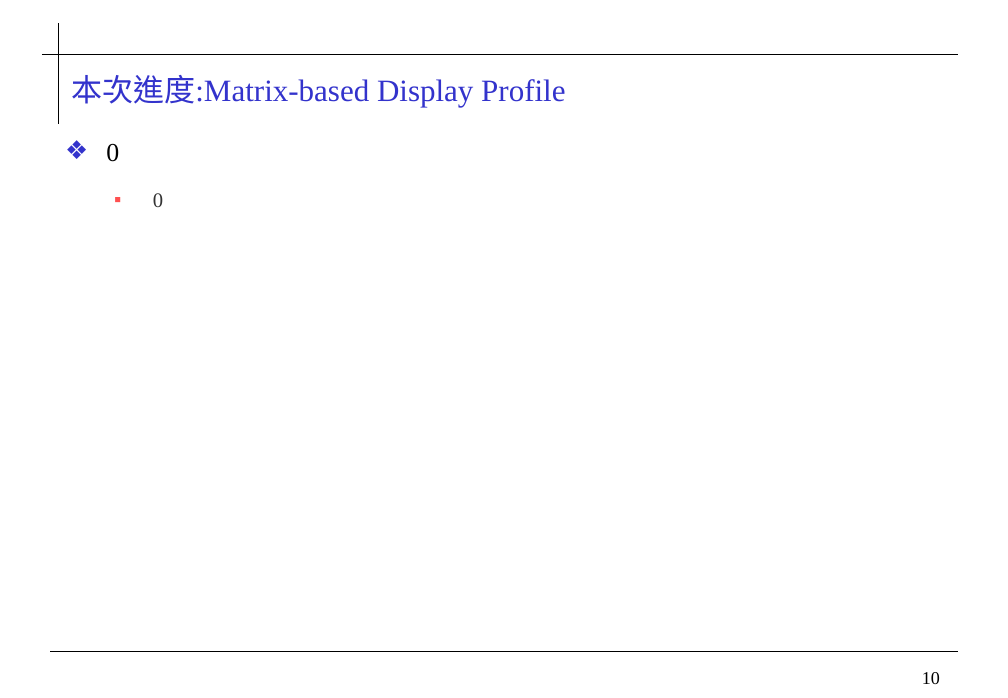
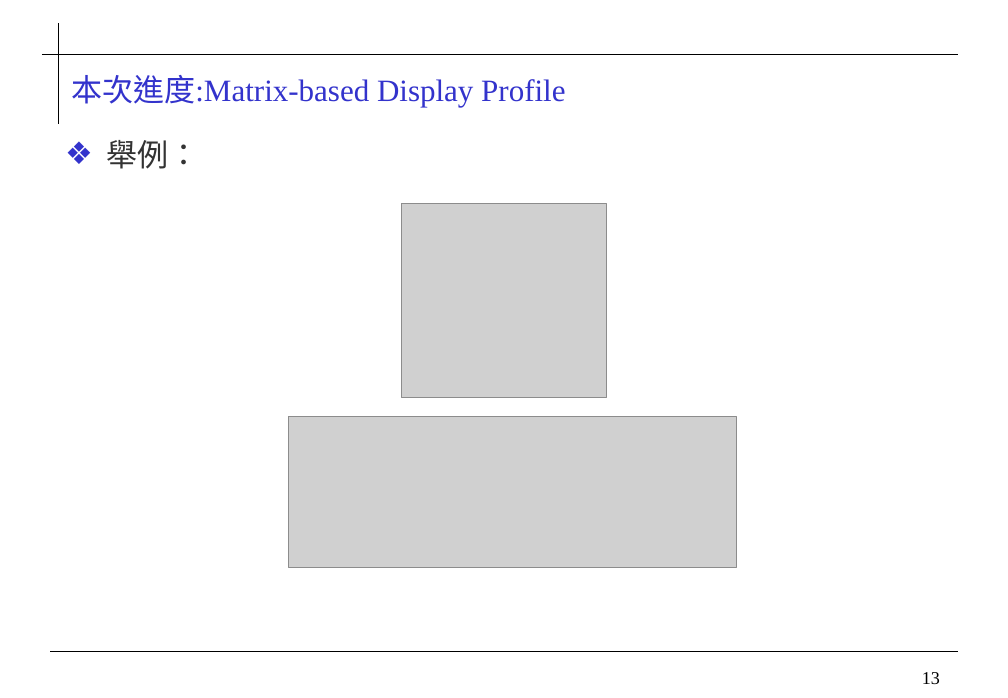
Before and after one commit to 0ilasis0/home, a slide deck: slide 13 of ICCPROFILE.pptx (slide 10 before the commit). Drawn at 1008x698 pixels with LibreOffice and Linux fonts; fonts in the diff are those of the drawing; grey boxes stand for pictures; background and template pictures are left out. Boxes give left, top, right and bottom in pixels: in the first picture for what was removed or moved away, otherwise in the second. Text is boxed around its words. In the diff, an @@ line names an element or a change of style, - is before the commit and + after.

```diff
--- a/ICCPROFILE.pptx
+++ b/ICCPROFILE.pptx
@@ text removed at (106,143,163,207) @@
-  ❖ 0
-  ▪ 0
@@ text added at (106,140,199,169), 24 pt, text #333333 @@
+  ❖ 舉例：
@@ picture added at (401,204,607,397) @@
@@ picture added at (289,417,737,568) @@
@@ page number at (922,672,940,684): text changed @@
-10
+13
```
Also in this commit, not shown: 2 other slides changed, 5 slides added, 1 other file.
